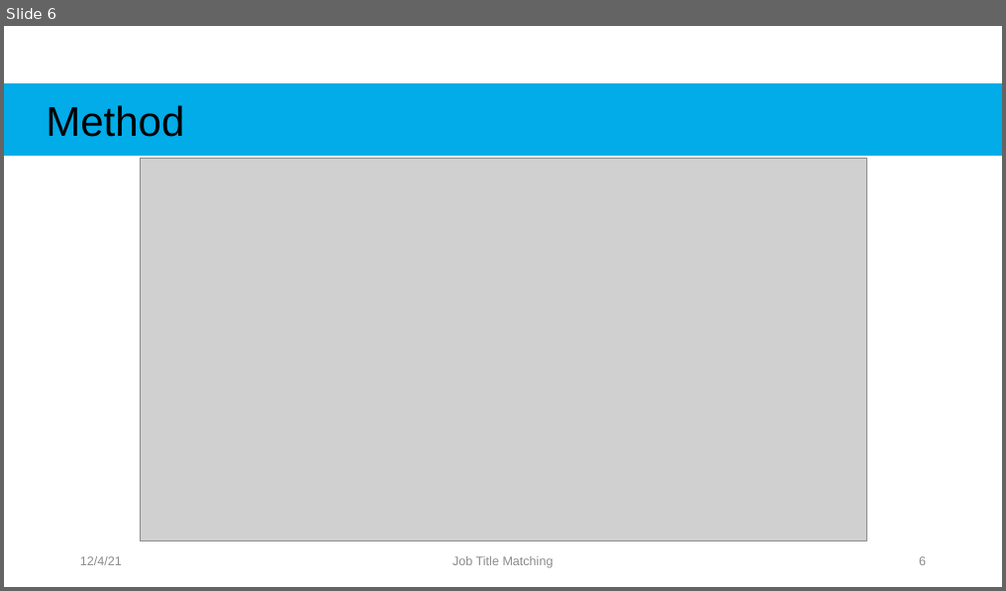
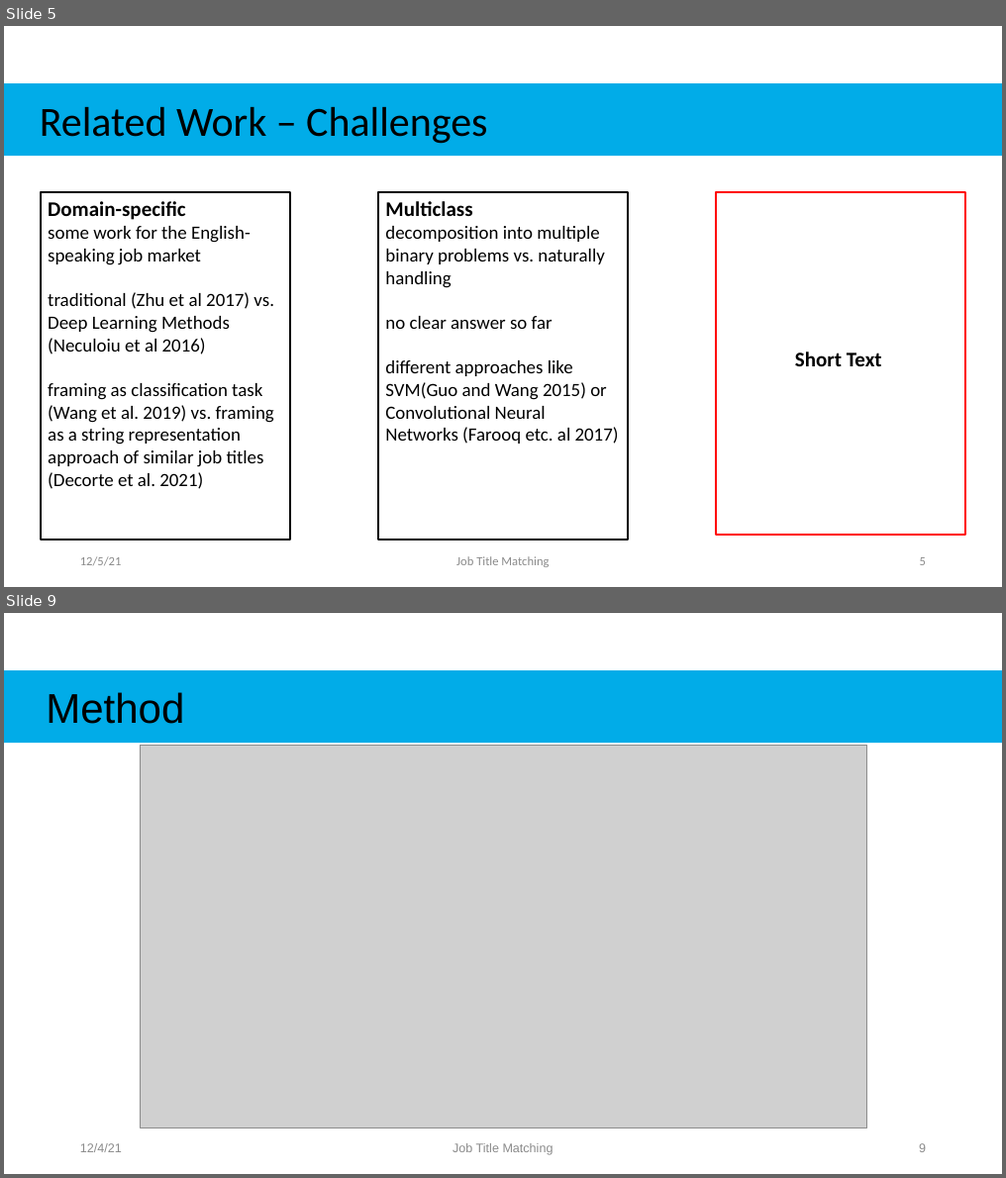
Before and after one commit to Rahkakavee/job-title-matching, a slide deck: presentation/Kolloquium.pptx. Shown one above the other, each under a label of ours: slide 6 before the commit, slides 5 and 9 after it; the slides between them are not shown. The pictures are 1006x591 and 1006x1178 pixels, drawn with LibreOffice and Linux fonts; fonts in the diff are those of the drawing; grey boxes stand for pictures. Boxes give left, top, right and bottom in pixels: in the first picture for what was removed or moved away, otherwise in the second. Text is boxed around its words. In the diff, an @@ line names an element or a change of style, - is before the commit and + after.

```diff
--- a/presentation/Kolloquium.pptx
+++ b/presentation/Kolloquium.pptx
@@ slide 5 added at (x1=4, y1=26, x2=1002, y2=587), background #FFFFFF @@
@@ rectangle added at (x1=4, y1=83, x2=1002, y2=157), fill #01ACE8, 40 pt, text #000000 @@
+Related Work – Challenges
@@ rectangle added at (x1=41, y1=192, x2=290, y2=540), outline #000000 2.25 pt, 18 pt, text #000000 @@
+Domain-specific
+some work for the English-speaking job market
+traditional (Zhu et al 2017) vs. Deep Learning Methods (Neculoiu et al 2016)
+framing as classification task (Wang et al. 2019) vs. framing as a string representation approach of similar job titles (Decorte et al. 2021)
@@ rectangle added at (x1=378, y1=192, x2=628, y2=540), outline #000000 2.25 pt, 18 pt, text #000000 @@
+Multiclass
+decomposition into multiple binary problems vs. naturally handling
+no clear answer so far
+different approaches like SVM(Guo and Wang 2015) or Convolutional Neural Networks (Farooq etc. al 2017)
@@ rectangle added at (x1=716, y1=192, x2=965, y2=535), outline #FF0000 2.25 pt, 20 pt, text #000000, bold @@
+Short Text
@@ text added at (x1=80, y1=557, x2=122, y2=566), 12 pt, text #8C8C8C @@
+12/5/21
@@ text added at (x1=456, y1=557, x2=548, y2=568), 12 pt, text #8C8C8C @@
+Job Title Matching
@@ page number added at (x1=920, y1=558, x2=926, y2=566), 12 pt, text #8C8C8C @@
+5
@@ what was slide 6 is now slide 9 @@
```
Also in this commit, not shown: 11 slides changed, 4 other slides added.
